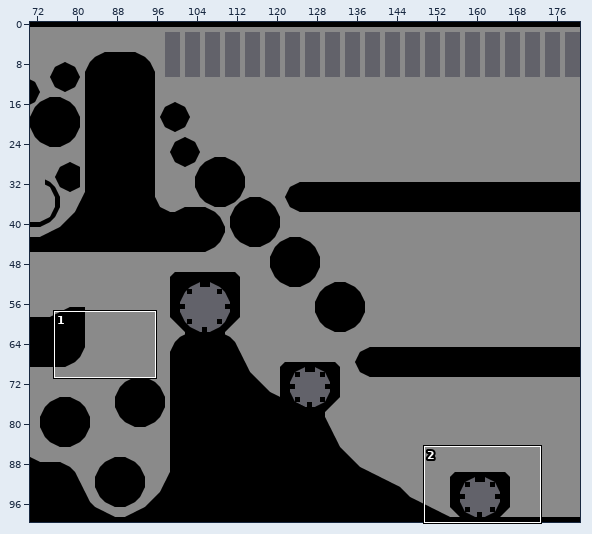
Two states of a Tiled map (JSON), app/assets/map/pixel-hill-zone.json. The picture above shows the old version from afar; the outline marks the close-up.
Close-up. Before:
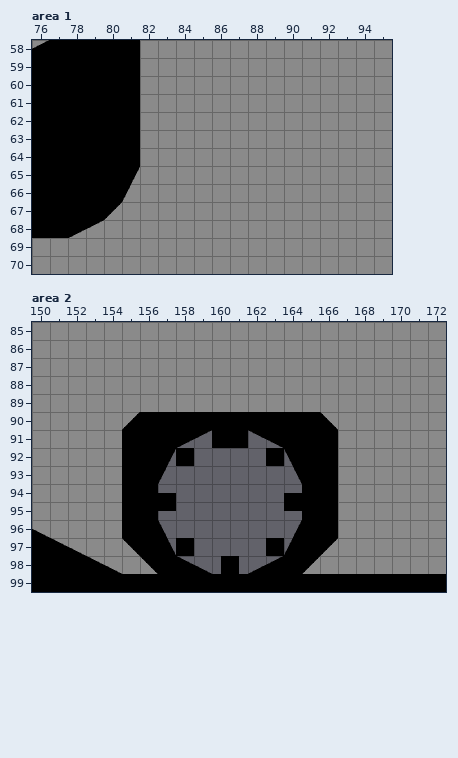
Cells are 32x32 px. Shown: area 1 x 76..95, y 58..70; area 2 x 150..172, y 85..99. The commit also changed other parts of the map, which this record leaves out.
New version:
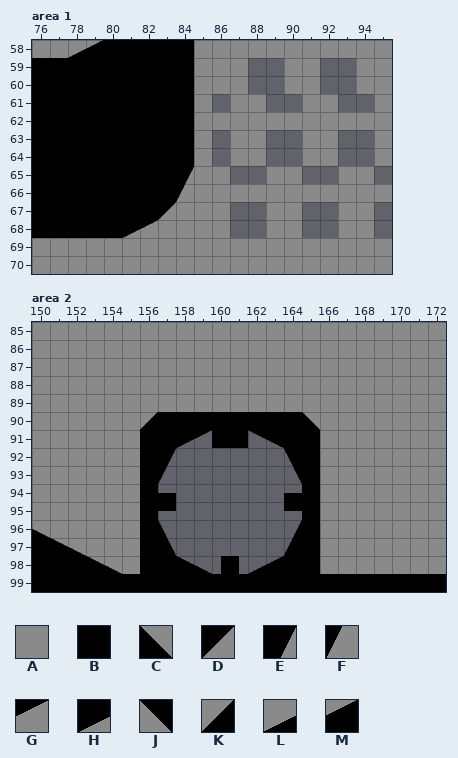
Key: from "testTiles2": A 0, B 1, C 2, D 9, E 10, F 11, G 12, H 13, J 16, K 23, L 26, M 27.
_ is an empty cell, # one hidden under a higher layer, . an unchanged one.
Objects are placed by their top-left corner, in cells (3,4 is the top-left corner of cell 3,4); size is 1x1 cell unless given.
Changes in this commit:
--- layer "Base", area 1
@@ x 76..95 @@
-58 MBBB..AAA...........
-59 ......AAA...AA..AA..
-60 ......AAA...AA..AA..
-61 ......AAA.A..AA..AA.
-62 ......AAA...........
-63 ......AAA.A..AA..AA.
-64 ......AAA.A..AA..AA.
-65 .....EAAA..AA..AA..A
-66 .....FAAA...........
-67 ....DAAA...AA..AA..A
-68 ..HGAAA....AA..AA..A
+58 AALM..BBB...........
+59 ......BBB...__..__..
+60 ......BBB...__..__..
+61 ......BBB._..__..__.
+62 ......BBB...........
+63 ......BBB._..__..__.
+64 ......BBB._..__..__.
+65 .....BBBE..__..__.._
+66 .....BBBF...........
+67 ....BBBD...__..__.._
+68 ..BBBHG....__..__.._
--- layer "objects", area 2
-B "layer-switch" at 154,97
+B "layer-switch" at 155,97
-B "layer-switch" at 167,97
+B "layer-switch" at 166,97
-B "ring" at 163,92
-B "ring" at 158,92
-B "ring" at 163,97
-B "ring" at 158,97
--- layer "Base", area 2
@@ x 155..166 @@
- 90 KB........BC
- 91 #..........#
- 92 #..........#
- 93 #..........#
- 94 #..........#
- 95 #..........#
+ 90 AK........CA
+ 91 A..........A
+ 92 A..........A
+ 93 A..........A
+ 94 A..........A
+ 95 A..........A
--- layer "Layer A", area 2
@@ x 155..156 @@
- 91 B.
- 92 B.
- 93 B.
- 94 B.
- 95 B.
- 96 B.
- 97 J.
- 98 .J
+ 91 _.
+ 92 _.
+ 93 _.
+ 94 _.
+ 95 _.
+ 96 _.
+ 97 _.
+ 98 .B
--- layer "Layer B", area 2
@@ x 165..166 @@
- 91 .B
- 92 .B
- 93 .B
- 94 .B
- 95 .B
- 96 .B
- 97 .D
- 98 D.
+ 91 ._
+ 92 ._
+ 93 ._
+ 94 ._
+ 95 ._
+ 96 ._
+ 97 ._
+ 98 B.
